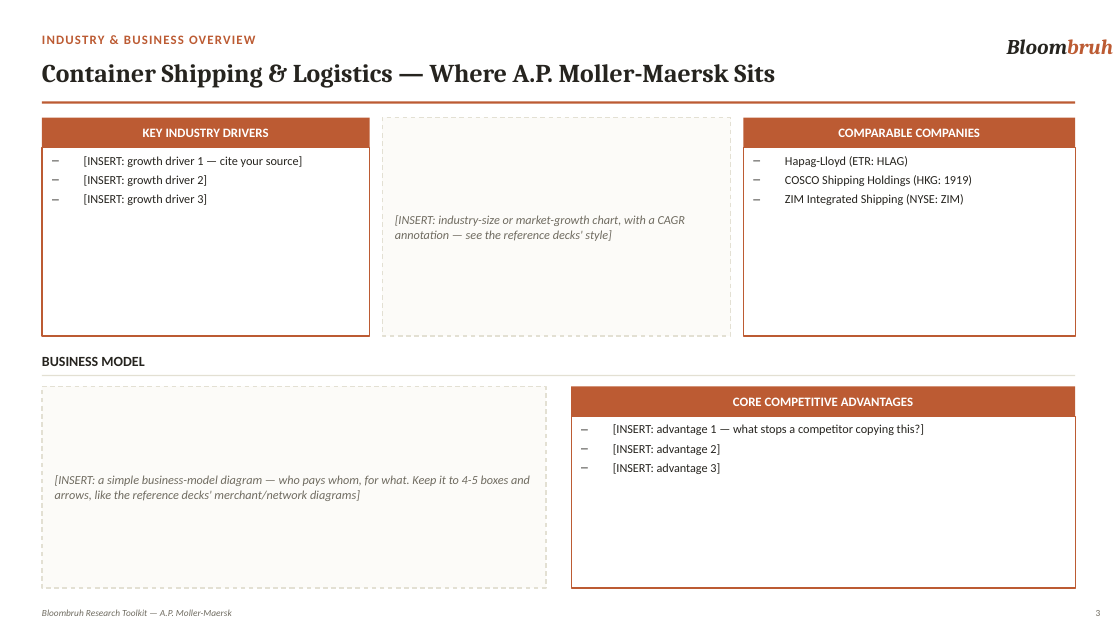
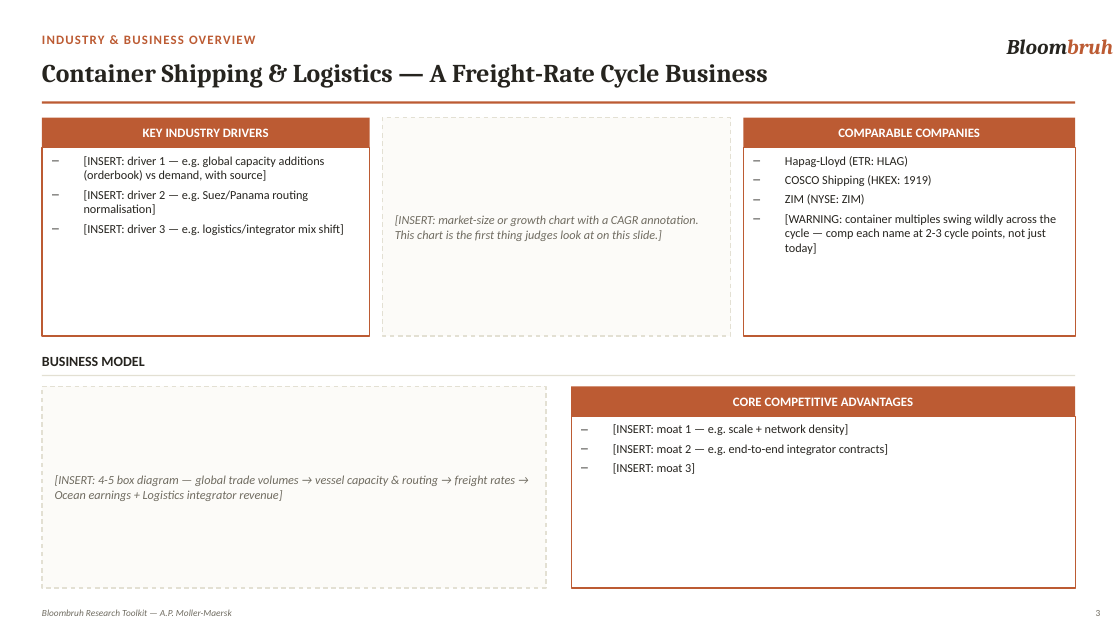
Before and after one commit to hopeful-chicken/Bloombruh, a slide deck: slide 3 of src/data/pitch-templates/maersk.pptx. Drawn at 1120x630 pixels with LibreOffice and Linux fonts; fonts in the diff are those of the drawing. Boxes give left, top, right and bottom in pixels: in the first picture for what was removed or moved away, otherwise in the second. Text is boxed around its words. In the diff, an @@ line names an element or a change of style, - is before the commit and + after.

```diff
--- a/src/data/pitch-templates/maersk.pptx
+++ b/src/data/pitch-templates/maersk.pptx
@@ text at [42,64,767,87]: text changed @@
-Container Shipping & Logistics — Where A.P. Moller-Maersk Sits
+Container Shipping & Logistics — A Freight-Rate Cycle Business
@@ text at [84,156,344,235]: text changed @@
-– [INSERT: growth driver 1 — cite your source]
-– [INSERT: growth driver 2]
-– [INSERT: growth driver 3]
+– [INSERT: driver 1 — e.g. global capacity additions (orderbook) vs demand, with source]
+– [INSERT: driver 2 — e.g. Suez/Panama routing normalisation]
+– [INSERT: driver 3 — e.g. logistics/integrator mix shift]
@@ text at [785,175,1057,254]: text changed @@
-– COSCO Shipping Holdings (HKG: 1919)
-– ZIM Integrated Shipping (NYSE: ZIM)
+– COSCO Shipping (HKEX: 1919)
+– ZIM (NYSE: ZIM)
+– [WARNING: container multiples swing wildly across the cycle — comp each name at 2-3 cycle points, not just today]
@@ text at [395,215,699,241]: text changed @@
-[INSERT: industry-size or market-growth chart, with a CAGR annotation — see the reference decks' style]
+[INSERT: market-size or growth chart with a CAGR annotation. This chart is the first thing judges look at on this slide.]
@@ text at [613,424,888,474]: text changed @@
-– [INSERT: advantage 1 — what stops a competitor copying this?]
-– [INSERT: advantage 2]
-– [INSERT: advantage 3]
+– [INSERT: moat 1 — e.g. scale + network density]
+– [INSERT: moat 2 — e.g. end-to-end integrator contracts]
+– [INSERT: moat 3]
@@ text at [55,475,515,501]: text changed @@
-[INSERT: a simple business-model diagram — who pays whom, for what. Keep it to 4-5 boxes and arrows, like the reference decks' merchant/network diagrams]
+[INSERT: 4-5 box diagram — global trade volumes → vessel capacity & routing → freight rates → Ocean earnings + Logistics integrator revenue]
```
Also in this commit, not shown: 9 other slides changed, 4 slides added, 18 other files.
